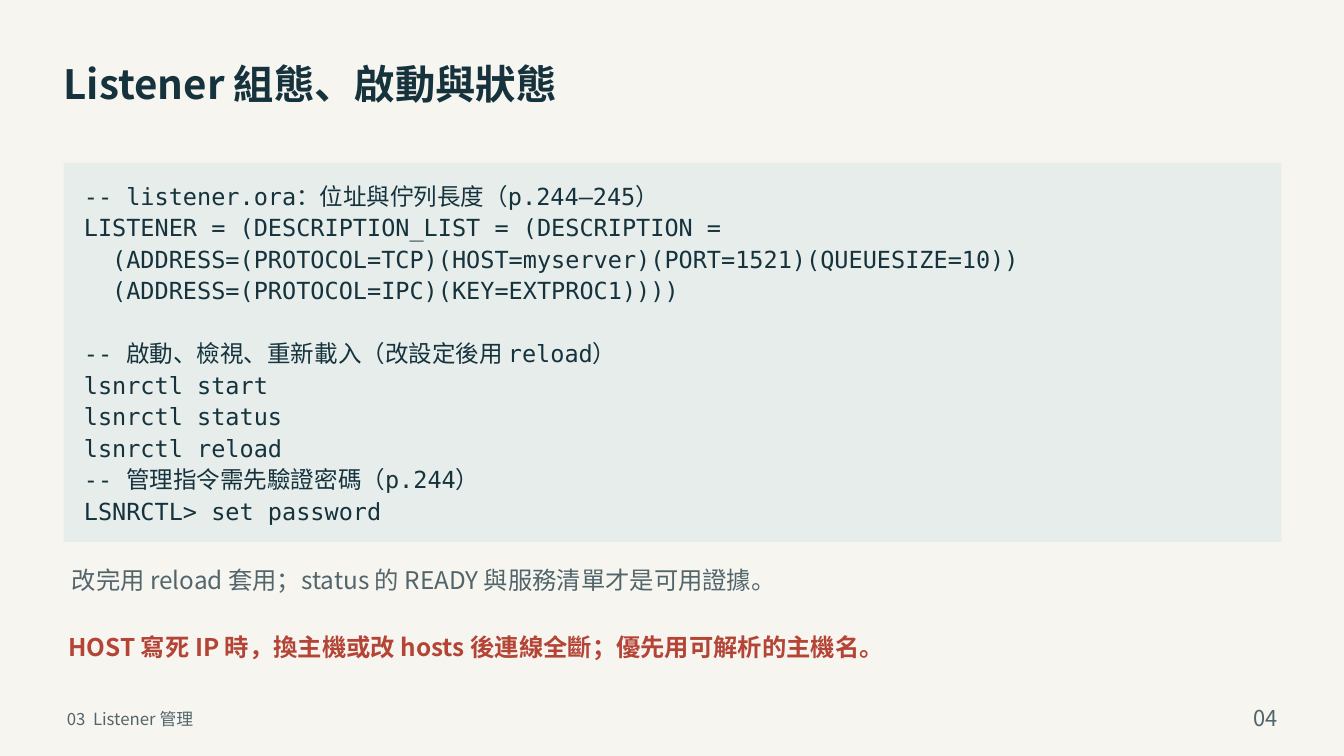
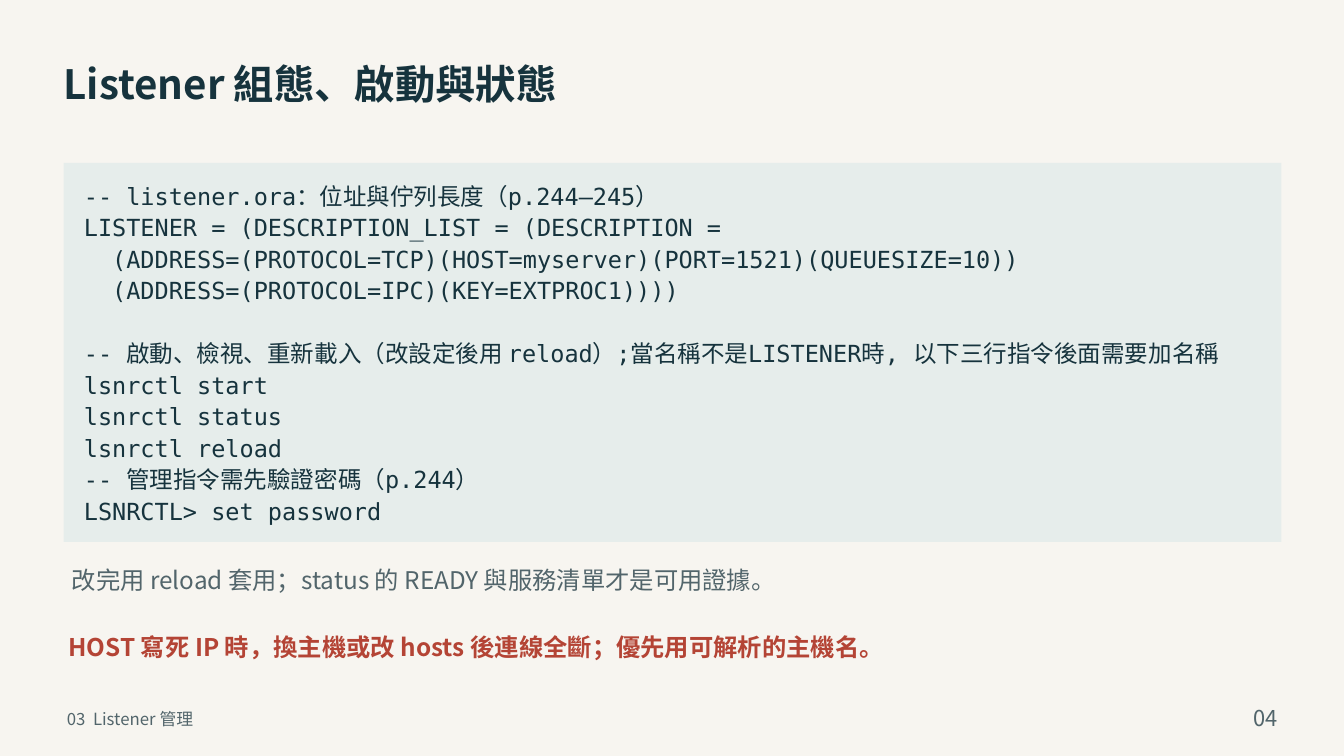
Before and after one commit to YouAreTheBlueSky/Oracle-DBA-Training-Docs, a slide deck: slide 4 of deliver_beginner/03_Oracle_DBA_Net_Services.pptx. Drawn at 1344x756 pixels with LibreOffice and Linux fonts; fonts in the diff are those of the drawing. Boxes give left, top, right and bottom in pixels: in the first picture for what was removed or moved away, otherwise in the second. Text is boxed around its words. In the diff, an @@ line names an element or a change of style, - is before the commit and + after.

Commit message:
第 3 章：併入使用者手改（listener 備忘、TNS_ADMIN 條件、DRCP 停用段落）
p4 備忘補上動態／靜態註冊說明 962 字；p4 程式碼註解補充非 LISTENER 名稱的用法；p5 通過條件補充未設定 TNS_ADMIN 時的行為；p10 新增註解與停用 DRCP 段落、移除紅色警示列。

修正：使用者新增的「停用 DRCP」誤用 START_POOL，已改為 STOP_POOL。體例上限由 50 放寬至 64（允許兩行條件），硬性上限仍由 build 的 condensed 警告把關。

```diff
--- a/deliver_beginner/03_Oracle_DBA_Net_Services.pptx
+++ b/deliver_beginner/03_Oracle_DBA_Net_Services.pptx
@@ text at (126, 342, 1219, 366): text changed @@
--- 啟動、檢視、重新載入（改設定後用 reload）
+-- 啟動、檢視、重新載入（改設定後用 reload）;當名稱不是LISTENER時, 以下三行指令後面需要加名稱
```
Also in this commit, not shown: 2 other slides changed, 3 other files.
